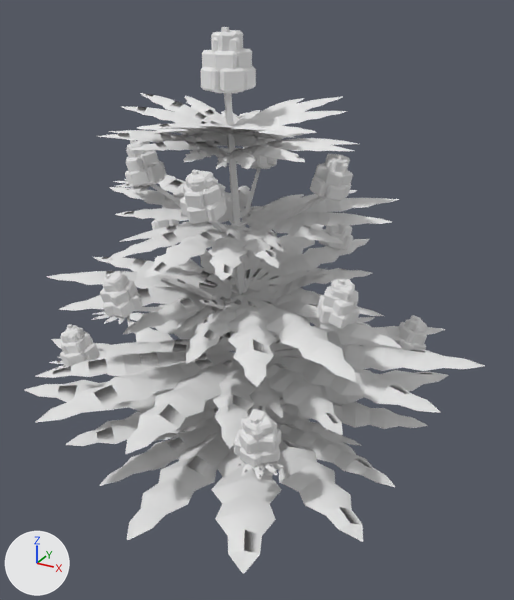
What one commit did to the OBJ model src/main/resources/assets/stonedew/models/block/plants/plant_2_2_2.obj.
Both versions are drawn from a 50 mm camera at (1.14, -1.642, 0.935) aimed at (0.514, -0.503, 0.365). Arrows for +X, +Y and +Z are at lower left; the lights stay in place. The picture after the commit comes second. Where no turn or scale is listed for an object, it has been applied to the vertices.

Objects in the first picture: 'model'.
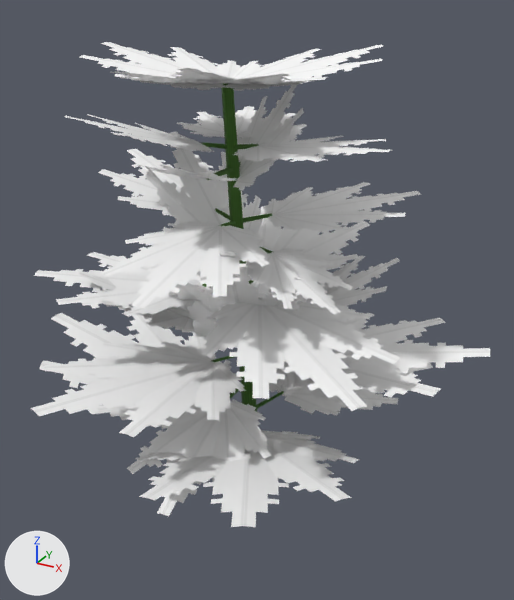
Where the change shows, as pixel boxes (x1, y1, x2, y2) in the pictures (514 x 600 px):
'model', surface changed, reshaped (11% shorter): before (24, 27, 485, 573); after (31, 42, 491, 527)
part 1 of me_model, rebuilt (10% wider, 16% shorter): before (216, 138, 358, 169); after (234, 136, 391, 162)
part 2 of me_model, rebuilt (24% narrower, 38% shorter): before (100, 417, 395, 573); after (135, 430, 360, 527)
part 3 of me_model, rebuilt: before (265, 344, 449, 455); after (269, 323, 433, 416)
part 4 of me_model, rebuilt (mostly hidden afterwards): before (129, 305, 279, 351); after (175, 274, 273, 337)
part 5 of me_model, rebuilt (7% narrower, 18% shorter): before (46, 256, 233, 335); after (34, 252, 208, 317)
part 6 of me_model, rebuilt (12% narrower, 18% taller): before (175, 289, 402, 387); after (201, 295, 400, 411)
part 7 of me_model, rebuilt (19% shorter): before (245, 190, 399, 252); after (263, 182, 420, 232)
part 8 of me_model, rebuilt (8% shorter): before (181, 112, 303, 147); after (177, 106, 306, 138)
part 9 of me_model, rebuilt (14% wider): before (98, 130, 229, 167); after (65, 114, 214, 152)
part 10 of me_model, rebuilt: before (24, 321, 219, 471); after (39, 313, 231, 420)
part 11 of me_model, rebuilt (13% narrower, 16% shorter): before (35, 340, 283, 454); after (31, 341, 246, 437)
part 12 of me_model, rebuilt: before (109, 170, 263, 225); after (98, 149, 249, 216)
part 13 of me_model, rebuilt (8% narrower, 47% taller): before (106, 222, 289, 281); after (101, 221, 270, 308)
part 14 of me_model, deleted: before (49, 27, 427, 480)
part 15 of me_model, reshaped: before (121, 93, 485, 435); after (79, 42, 491, 517)

What the commit changed:
Picture 'plant_stem' (img_plant_stem) is new.
In material 'stem' (mat_stem), base_color is no longer (0.8, 0.8, 0.8), white #e7e7e7.
In material 'stem' (mat_stem), texture is now set to img_plant_stem.
me_model is used by ob_model.
me_model had 11479 vertices, 9100 faces and spanned x -0.035..0.947, y -0.972..-0.023, z 0.0..0.873.
me_model now has 11094 vertices, 4446 faces and spans x -0.013..0.956, y -0.942..-0.039, z -0.001..0.836.
me_model part 1: the loose piece of 267 vertices spanning x 0.489..0.727, y -0.671..-0.419, z 0.656..0.699 is rebuilt with 376 vertices and now spans x 0.52..0.79, y -0.679..-0.417, z 0.676..0.703.
me_model part 2: the loose piece of 267 vertices spanning x 0.337..0.865, y -0.972..-0.464, z 0.078..0.164 is rebuilt with 376 vertices and now spans x 0.424..0.829, y -0.938..-0.535, z 0.106..0.212.
me_model part 3: the loose piece of 267 vertices spanning x 0.318..0.845, y -0.526..-0.023, z 0.074..0.149 is rebuilt with 376 vertices and now spans x 0.395..0.806, y -0.46..-0.039, z 0.108..0.157.
me_model part 4: the loose piece of 267 vertices spanning x 0.115..0.59, y -0.582..-0.113, z 0.223..0.302 is rebuilt with 376 vertices and now spans x 0.133..0.519, y -0.515..-0.133, z 0.248..0.342.
me_model part 5: the loose piece of 267 vertices spanning x 0.134..0.507, y -0.787..-0.399, z 0.365..0.423 is rebuilt with 376 vertices and now spans x 0.12..0.458, y -0.788..-0.455, z 0.392..0.42.
me_model part 6: the loose piece of 267 vertices spanning x 0.448..0.838, y -0.815..-0.413, z 0.361..0.407 is rebuilt with 376 vertices and now spans x 0.5..0.836, y -0.815..-0.471, z 0.34..0.396.
me_model part 7: the loose piece of 267 vertices spanning x 0.442..0.761, y -0.591..-0.267, z 0.511..0.564 is rebuilt with 376 vertices and now spans x 0.483..0.78, y -0.55..-0.248, z 0.534..0.57.
me_model part 8: the loose piece of 267 vertices spanning x 0.306..0.551, y -0.527..-0.294, z 0.656..0.697 is rebuilt with 376 vertices and now spans x 0.276..0.534, y -0.5..-0.235, z 0.676..0.695.
me_model part 9: the loose piece of 267 vertices spanning x 0.28..0.523, y -0.74..-0.502, z 0.659..0.708 is rebuilt with 376 vertices and now spans x 0.249..0.498, y -0.772..-0.529, z 0.675..0.743.
me_model part 10: the loose piece of 267 vertices spanning x -0.035..0.483, y -0.796..-0.24, z 0.077..0.169 is rebuilt with 376 vertices and now spans x -0.013..0.414, y -0.734..-0.3, z 0.105..0.227.
me_model part 11: the loose piece of 267 vertices spanning x 0.19..0.651, y -0.938..-0.497, z 0.22..0.288 is rebuilt with 376 vertices and now spans x 0.217..0.593, y -0.942..-0.555, z 0.25..0.292.
me_model part 12: the loose piece of 267 vertices spanning x 0.177..0.482, y -0.631..-0.309, z 0.513..0.574 is rebuilt with 376 vertices and now spans x 0.135..0.442, y -0.605..-0.302, z 0.533..0.608.
me_model part 13: the loose piece of 267 vertices spanning x 0.333..0.647, y -0.834..-0.537, z 0.508..0.545 is rebuilt with 376 vertices and now spans x 0.347..0.632, y -0.86..-0.574, z 0.488..0.537.
me_model part 14: 259 loose pieces with 5700 vertices, spanning x 0.149..0.815, y -0.856..-0.185, z 0.0..0.873, are deleted.
me_model part 15: 2298 vertices removed from x 0.23..0.947, y -0.739..-0.133, z 0.22..0.746; 6196 vertices added at x 0.163..0.956, y -0.863..-0.12, z -0.001..0.836.
Other edits to the shape of me_model do not show in these pictures.
me_model no longer uses material mat_bud_dark (white #e7e7e7).
me_model no longer uses material mat_bud (white #e7e7e7).
me_model no longer uses material mat_bud_light (white #e7e7e7).
me_model no longer uses material mat_hair (white #e7e7e7).
